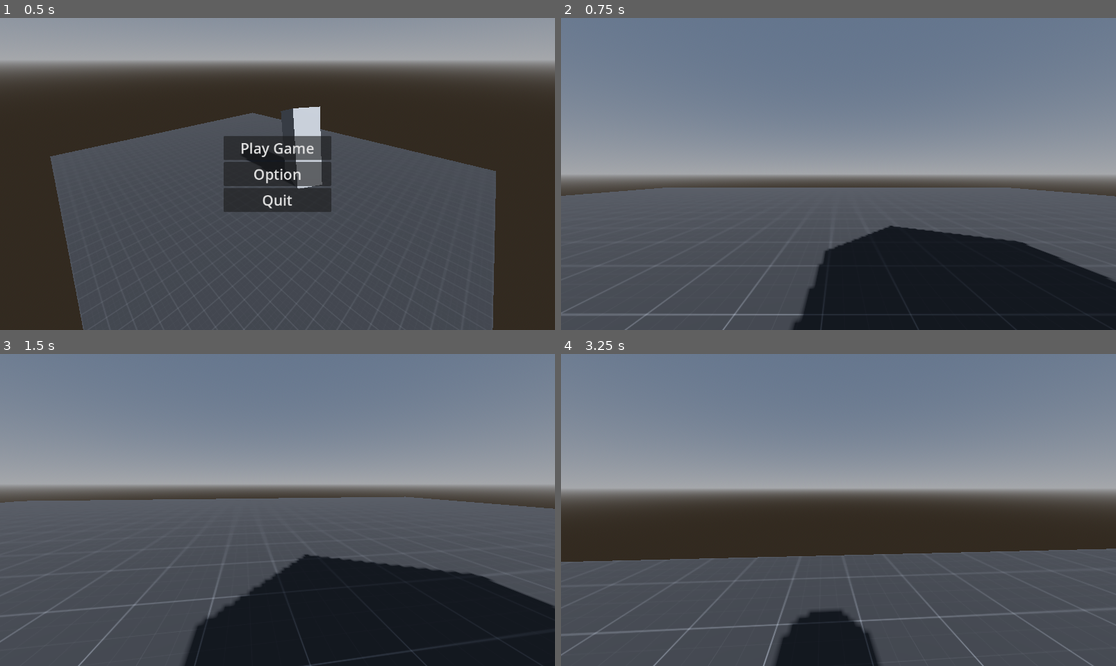
Above: before the commit, frames 1-4 (two rows, left to right).
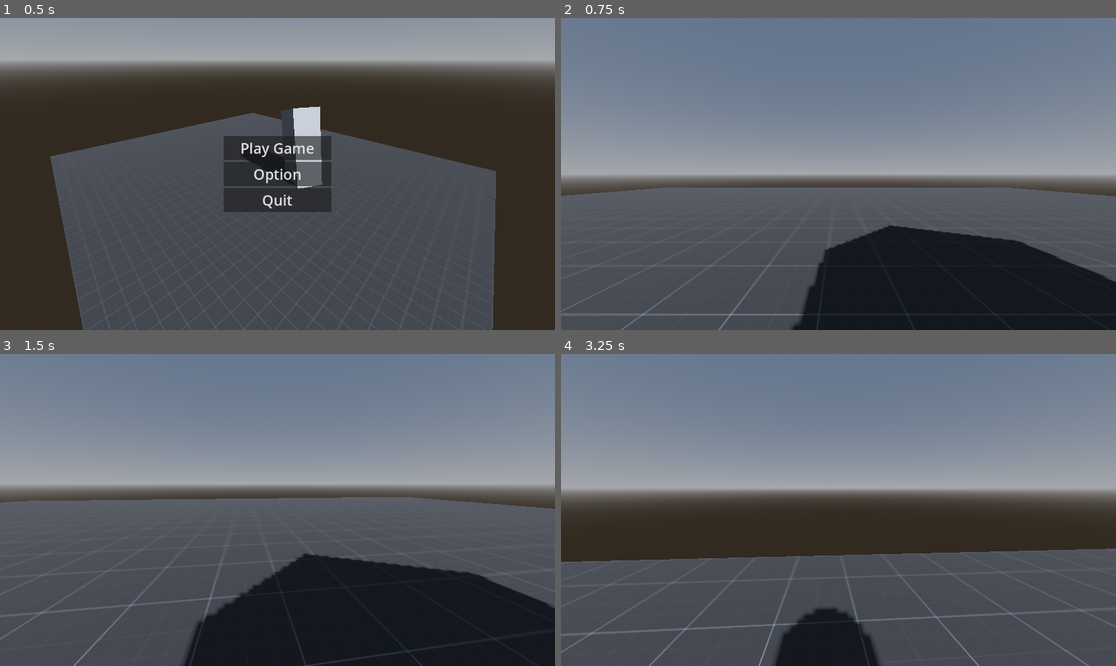
Above: after the commit, the same moments.

Repository: DoomFishy/Drive-Thru-Horror
Game: Godot game, scene res://scenes/mainMenu/Main_Menu.tscn
The game is run twice, just before and just after one commit, with the same random seed, the same clock (stepped at 60 frames per second) and the same inputs. Before the commit the project has no main scene; this scene is started directly in both runs.
Inputs (mouse positions are in pixels of both pictures, inside the frame that each line leads up to):
- Up to frame 1 (0.5 s): no input
- Up to frame 2 (0.75 s): click "Play Game" at 0.5 s
- Up to frame 3 (1.5 s): tap Enter at 1.25 s; move the mouse to (305, 510) at 1.27 s; hold W (up) from 1.28 s (still down); click (305, 510) at 1.35 s
- Up to frame 4 (3.25 s): keep holding W (up); tap Space (jump) at 1.52, 2.27 s; move the mouse to (810, 510) at 2.02 s; click (810, 510) at 2.1 s; move the mouse to (849, 503) at 2.77 s; click (849, 503) at 2.85 s

Frame 1 is identical in both runs. In frame 2, 0.3% of the frame differs, in the area x 0-100%, y 54-100%; in frame 3, 0.5%; in frame 4, 0.8%, in the area x 0-100%, y 62-100%.

Commit message:
Set main menu as the main scene

Diff:
--- a/project.godot
+++ b/project.godot
@@ -11,6 +11,7 @@
 [application]
 
 config/name="Scream Jam 2025"
+run/main_scene="uid://b2yv7lmi07hfj"
 config/features=PackedStringArray("4.5", "Forward Plus")
 config/icon="res://icon.svg"
 
--- a/scenes/levels/test_world.tscn
+++ b/scenes/levels/test_world.tscn
@@ -26,7 +26,7 @@
 shadow_enabled = true
 
 [node name="CSGBox3D" type="CSGBox3D" parent="."]
-transform = Transform3D(1, 0, 0, 0, 1, 0, 0, 0, 1, 0.045814514, -0.35473633, -0.18376923)
+transform = Transform3D(1, 0, 0, 0, 1, 0, 0, 0, 1, 0.0057811737, -0.39636183, -0.18506384)
 use_collision = true
 size = Vector3(39.45375, 0.29052734, 48.29338)
 material = SubResource("StandardMaterial3D_8a5hx")
